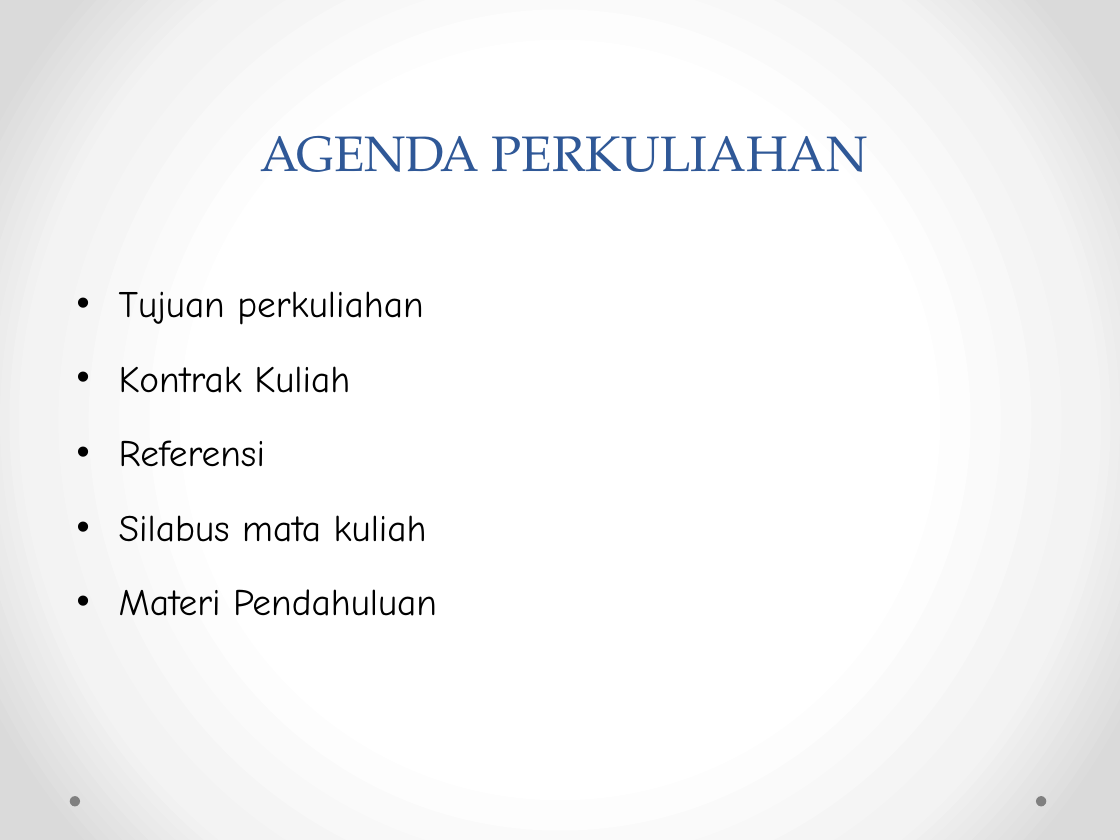
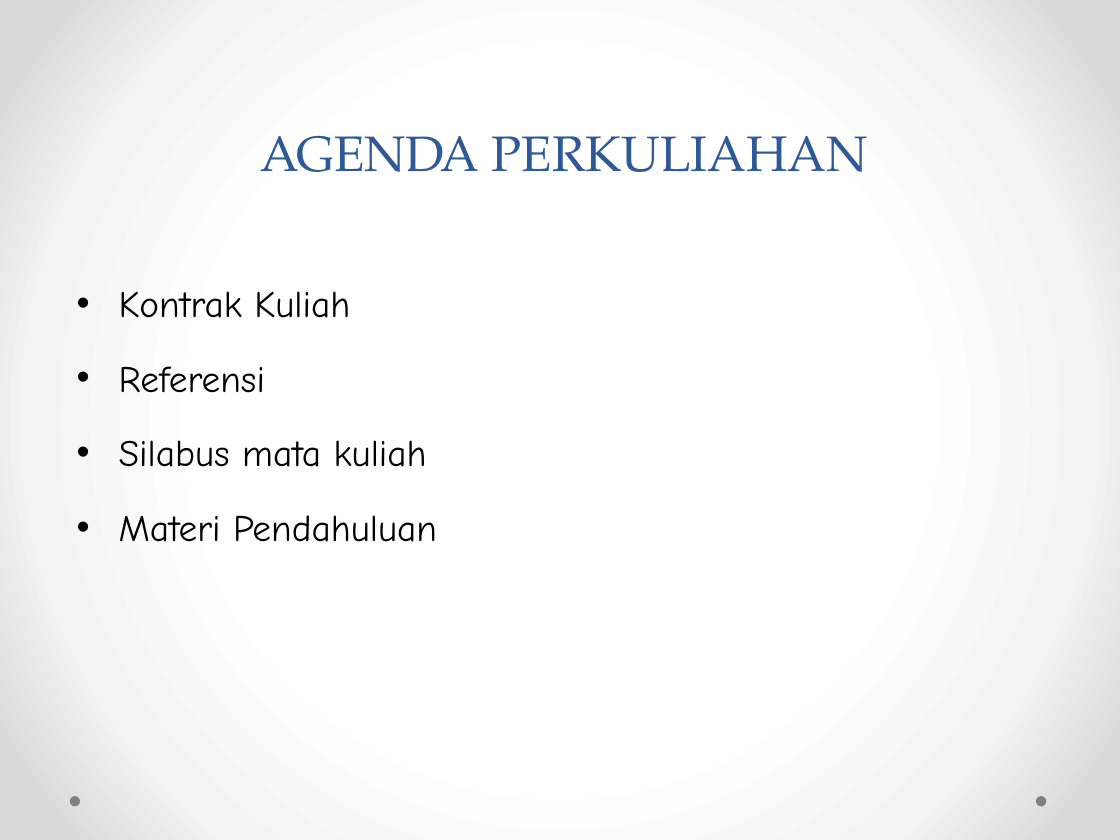
Before and after one commit to weztcy/Semester-6, a slide deck: slide 2 of Rekayasa Kebutuhan Perangkat Lunak - A11.4601/1. Pendahuluan - Software Requirement Engineering - Teknik Informatika S1.pptx. Drawn at 1120x840 pixels with LibreOffice and Linux fonts; fonts in the diff are those of the drawing. Boxes give left, top, right and bottom in pixels: in the first picture for what was removed or moved away, otherwise in the second. Text is boxed around its words. In the diff, an @@ line names an element or a change of style, - is before the commit and + after.

```diff
--- a/Rekayasa Kebutuhan Perangkat Lunak - A11.4601/1. Pendahuluan - Software Requirement Engineering - Teknik Informatika S1.pptx
+++ b/Rekayasa Kebutuhan Perangkat Lunak - A11.4601/1. Pendahuluan - Software Requirement Engineering - Teknik Informatika S1.pptx
@@ text at [119,291,423,325]: paragraph removed @@
-• Tujuan perkuliahan
```
Also in this commit, not shown: 4 other slides changed, 3 slides removed, 17 other files.
